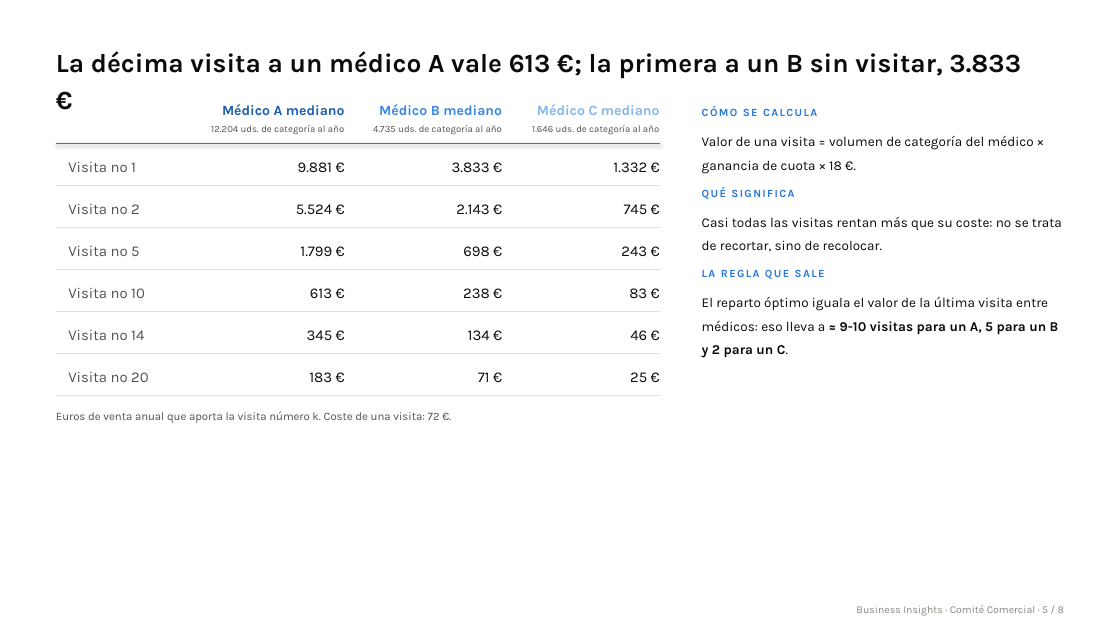
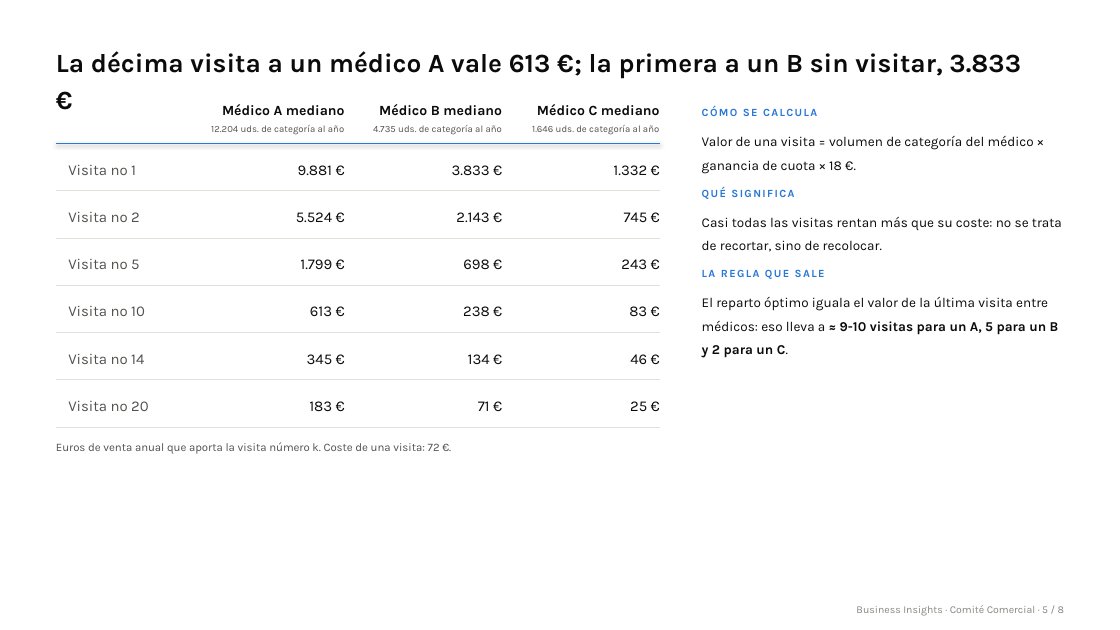
Before and after one commit to rpuenteaddiuva/caso-fuerza-comercial-pharma, a slide deck: slide 5 of entregables/presentacion_comite_comercial.pptx. Drawn at 1120x630 pixels with LibreOffice and Linux fonts; fonts in the diff are those of the drawing. Boxes give left, top, right and bottom in pixels: in the first picture for what was removed or moved away, otherwise in the second. Text is boxed around its words. In the diff, an @@ line names an element or a change of style, - is before the commit and + after.

```diff
--- a/entregables/presentacion_comite_comercial.pptx
+++ b/entregables/presentacion_comite_comercial.pptx
@@ text "Médico A mediano" at <box>222,104,345,115</box>: text colour #1C5CAB to #0B0B0B @@
@@ text "Médico B mediano" at <box>379,104,502,115</box>: text colour #3987E5 to #0B0B0B @@
@@ text "Médico C mediano" at <box>537,104,660,115</box>: text colour #86B6EF to #0B0B0B @@
@@ line moved from (56, 186) - (660, 186) to (56, 191) - (660, 191) @@
@@ 4 texts, 1 line: place and size @@
-4 texts, 1 line at <box>56,204,660,228</box>
+4 texts, 1 line at <box>56,212,660,238</box>
@@ 4 texts, 1 line: place and size @@
-4 texts, 1 line at <box>56,246,660,270</box>
+4 texts, 1 line at <box>56,259,660,286</box>
@@ 4 texts, 1 line: place and size @@
-4 texts, 1 line at <box>56,288,660,312</box>
+4 texts, 1 line at <box>56,306,660,333</box>
@@ 4 texts, 1 line: place and size @@
-4 texts, 1 line at <box>56,330,660,354</box>
+4 texts, 1 line at <box>56,354,660,380</box>
@@ 5 texts, 1 line: place and size @@
-5 texts, 1 line at <box>56,372,660,423</box>
+5 texts, 1 line at <box>56,401,660,454</box>
```
Also in this commit, not shown: 5 other slides changed.
